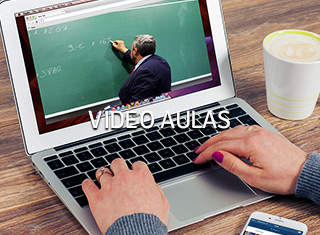
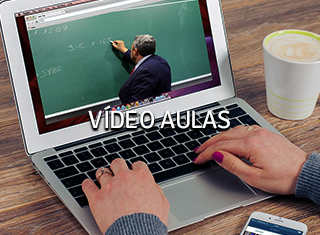
Layers edited between the first and the second 320px x 235px image:
painted on "online-course-training-teacher-computer-internet" over [0, 0, 320, 235]
